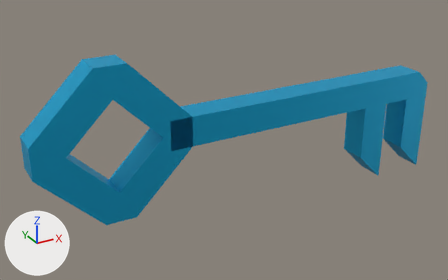
The FBX model unity_project/Paper Box/Assets/Models/Items/Items.fbx_Key_1.fbx, before and after one commit.
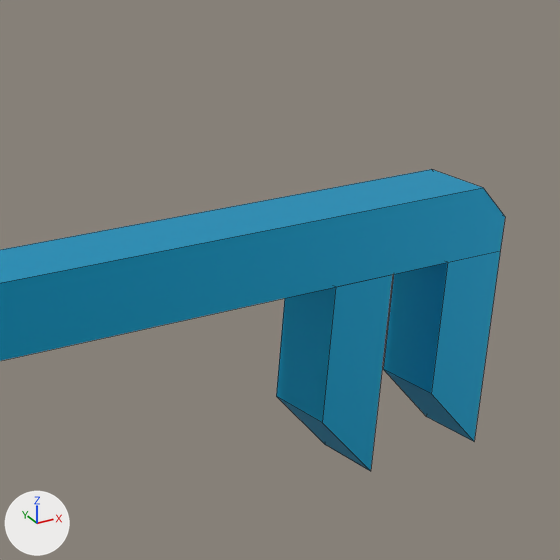
There are two pictures of each version: one whole from a 50 mm lens placed at (0.845, -3.333, 0.151), pointed at (1.031, -2.994, -0.018), one close up on the part from 54% to 100% of the width and 1% to 74% of the height. Lighting does not change. The marker at lower left points along +X, +Y and +Z. The close-ups show mesh edges as thin lines.

Before the edit, the objects in view are built like this:
```python
me_cube = bpy.data.meshes.new('Cube')
me_cube.from_pydata(...)  # 50 vertices, 47 faces; spans x -0.1..0.2, y -0.01..0.01, z -0.07..0.05
me_cube.materials.append(mat_key)  # cyan #1fb8e7
ob_key_1 = bpy.data.objects.new('Key 1', me_cube)
ob_key_1.location = (1.0, -3.0, 0.0)
```
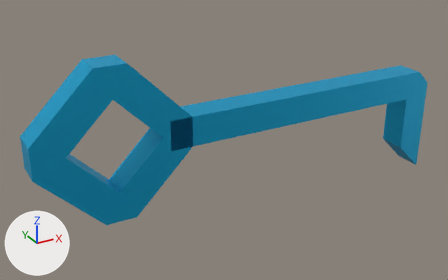
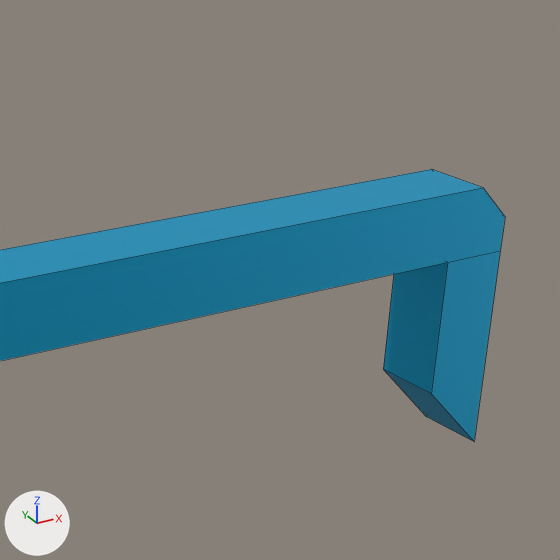
What the commit changed:
me_cube has 50 vertices, 47 faces and spans x -0.1..0.2, y -0.01..0.01, z -0.07..0.05.
me_cube is used by ob_key_1; location (1.0, -3.0, 0.0).
me_cube part 1: the loose piece of 8 vertices spanning x 0.14..0.16, y -0.01..0.01, z -0.07..-0.01 is deleted.

What differs and where, as boxes (x1, y1, x2, y2) in the close-ups (560 x 560 px):
'Key 1', reshaped
    before: (0, 169, 505, 471)
    after: (0, 169, 505, 442)
part 1 of me_cube, deleted (cyan)
    before: (276, 274, 393, 471)
